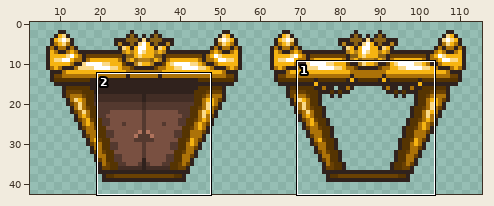
Sprite sheet: MobileIsaccFramework/app/src/main/res/drawable/golddoor_front.png. The first picture is a wide view before the edit; the outline marks the close-up.
Close-up. Before:
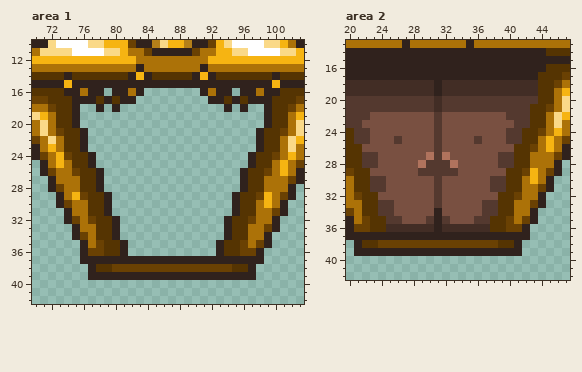
The file is 119x43 pixels. Colours within 5 levels of each other are drawn and written as one. Shown: area 1: x 70..103, y 10..42; area 2: x 20..47, y 13..42. The wide view leaves out empty margins.
The same view after the edit:
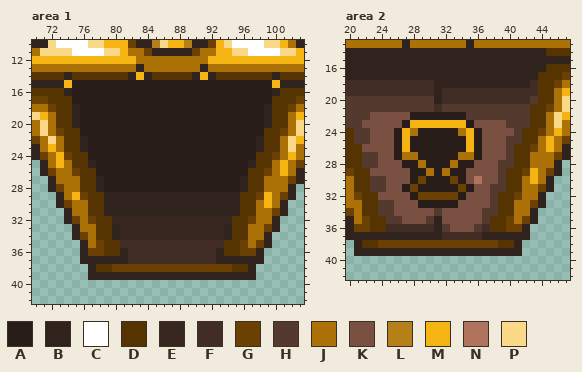
Palette (. is transparent): A #281d19  B #30221d  C #ffffff  D #553402  E #382720  F #422d25  G #6a4103  H #54392f  J #ac7208  K #795041  L #b58019  M #f6b412  N #b0735d  P #fad988
The edit:
Area 1:
The edit adds colour A in row 16 at x 79, 84 to 90 and 95; in row 17 at x 83 to 91; in row 18 at x 76 to 77, 79, 81 to 93, 95 and 97 to 98; in rows 19 to 20 at x 76 to 98; in rows 21 to 23 at x 77 to 97; in rows 24 to 25 at x 78 to 96.
The edit adds colour A in rows 26 to 28 at x 79 to 95.
Colour B gives way to colour A in row 15 at x 75 to 99; in row 16 at x 75, 77 to 78, 80 to 81, 83, 91, 93 to 94, 96 to 97 and 99; in row 17 at x 75 to 77, 79, 81 to 82, 92 to 93, 95 and 97 to 99; in row 18 at x 78, 80, 94 and 96; in row 21 at x 76 and 98; in row 24 at x 77 and 97.
Colour B gives way to colour A in row 26 at x 78 and 96.
Colour D gives way to colour A in row 17 at x 78, 80, 94 and 96.
Colour J gives way to colour A in row 16 at x 76, 82, 92 and 98.
The edit adds colour B in rows 29 to 31 at x 80 to 94.
The edit adds colour E in rows 32 to 34 at x 81 to 93.
Colour B gives way to colour E in row 32 at x 80 and 94.
The edit adds colour F in rows 35 to 36 at x 82 to 92.
Colour B gives way to colour F in row 35 at x 81 and 93; in row 37 at x 82 to 92.
Area 2:
Colour H gives way to colour A in row 22 at x 31; in row 24 at x 31; in row 25 at x 26, 31 and 36; in rows 26 to 27 at x 31; in row 28 at x 30 to 32; in row 29 at x 29, 31 and 33.
Colour H gives way to colour A in rows 30 to 31 at x 31; in row 33 at x 31.
Colour K gives way to colour A in row 22 at x 28 to 30 and 32 to 34; in row 23 at x 27 and 35; in row 24 at x 26, 29 to 30, 32 to 33 and 36; in row 25 at x 28 to 30 and 32 to 34; in row 26 at x 26, 28 to 30, 32 to 34 and 36; in row 27 at x 26, 29, 33 and 36.
Colour K gives way to colour A in row 28 at x 27 to 28 and 34 to 35; in row 29 at x 28 and 34; in row 30 at x 28, 30, 32 and 34; in row 31 at x 27, 29 to 30, 32 to 33 and 35; in row 32 at x 28 and 34; in row 33 at x 29 to 30 and 32 to 33.
Colour N gives way to colour A in row 27 at x 30 and 32.
Colour F gives way to colour B in row 18 at x 32 to 42; in row 20 at x 31.
Colour B gives way to colour F in row 37 at x 32 to 36.
Colour H gives way to colour F in row 20 at x 32 to 42.
Colour H gives way to colour G in row 32 at x 31.
Colour K gives way to colour G in row 30 at x 29 and 33; in row 31 at x 28 and 34; in row 32 at x 29 to 30 and 32 to 33.
Colour B gives way to colour H in row 34 at x 31.
Colour F gives way to colour H in row 36 at x 32 and 36.
Colour K gives way to colour H in row 22 at x 35 to 39; in row 23 at x 40; in row 26 at x 40; in row 29 at x 39; in row 32 at x 38.
Colour H gives way to colour J in row 29 at x 30 and 32.
Colour K gives way to colour J in row 24 at x 28 and 34; in row 27 at x 27 to 28 and 34 to 35.
Colour N gives way to colour J in row 28 at x 29 and 33.
Colour F gives way to colour K in row 36 at x 33 to 35.
Colour H gives way to colour K in row 24 at x 40; in row 27 at x 39; in row 30 at x 38; in row 33 at x 37; in row 35 at x 32 and 36.
Colour H gives way to colour M in row 23 at x 31.
Colour K gives way to colour M in row 23 at x 28 to 30 and 32 to 34; in rows 24 to 26 at x 27 and 35.
Colour K gives way to colour N in row 30 at x 36.
Where, in picture pixels (left, top, right, bottom), the same in both close-ups:
changed: (72, 80, 272, 264)
changed: (394, 80, 530, 240)
